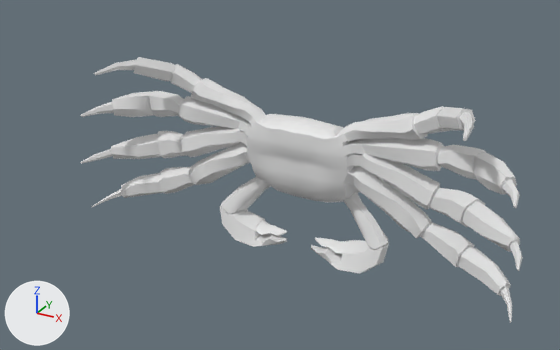
The Blender file Crab.blend as it was, and as the next commit left it.
The view is the same before and after, from a camera (50 mm lens) standing at (0.1032, -0.1751, 0.1001) and looking at (0.0024, 0.008, 0.0086). Every picture has the same lights, and +X, +Y and +Z are marked at lower left.

Names of what the first picture shows: 'Crab_LOD0'.
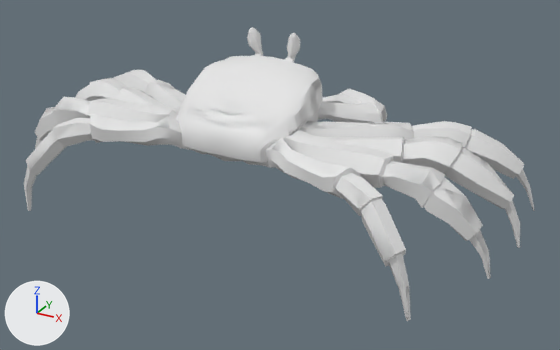
What changed in the scene script:
```text
Add mat_material_006:
    mat_material_006 = principled_material('Material.006')
    mat_material_006.base_color = (0.8, 0.8, 0.8)  # white #e7e7e7
Change me_cube_001:
    where me_cube_001.from_pydata(...)  # 1888 vertices, 1896 faces; spans x -0.0741..0.0736, y 0.0001..0.0511, z -0.0284..0.0353
    used by ob_crab_lod0; location = (0.0, 0.0, 0.0)
    me_cube_001 part 1: the whole mesh is turned 90 degrees about the x axis through the mesh origin
Add me_cube_006:
    me_cube_006.from_pydata(...)  # 1888 vertices, 1896 faces; spans x -0.0741..0.0736, y 0.0001..0.0511, z -0.0284..0.0353
    me_cube_006.polygons.foreach_set('use_smooth', [True] * 1896)
    me_cube_006.materials.append(mat_material_006)  # its picture is missing
Add ob_crab_lod0_001:
    ob_crab_lod0_001 = bpy.data.objects.new('Crab_LOD0.001', me_cube_006)
    ob_crab_lod0_001.location = (0.0, 0.0, 0.0)
    ob_crab_lod0_001.rotation_euler = (1.571, 0.0, 0.0)  # degrees (90, 0, 0)
```

Boxes (x1, y1, x2, y2) around the edits, measured in the pictures (560 x 350 px):
'Crab_LOD0', mesh turned: before (80, 57, 523, 323); after (27, 30, 534, 321)
'Crab_LOD0.001', added: after (24, 27, 535, 321)
